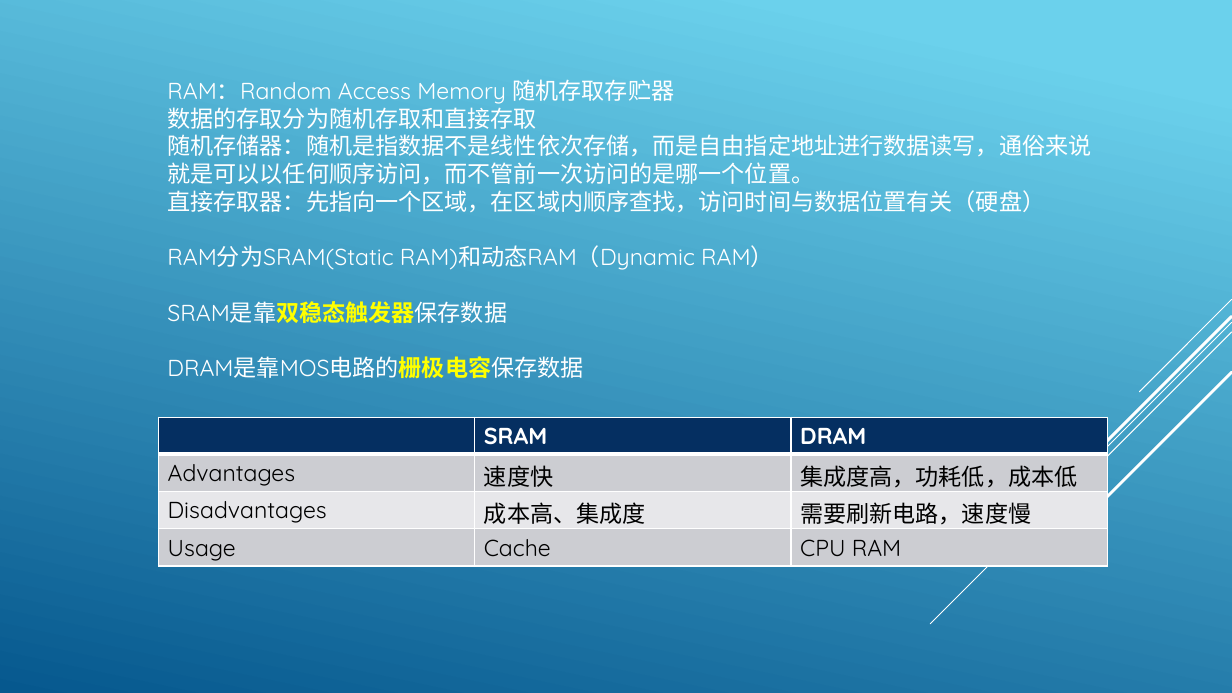
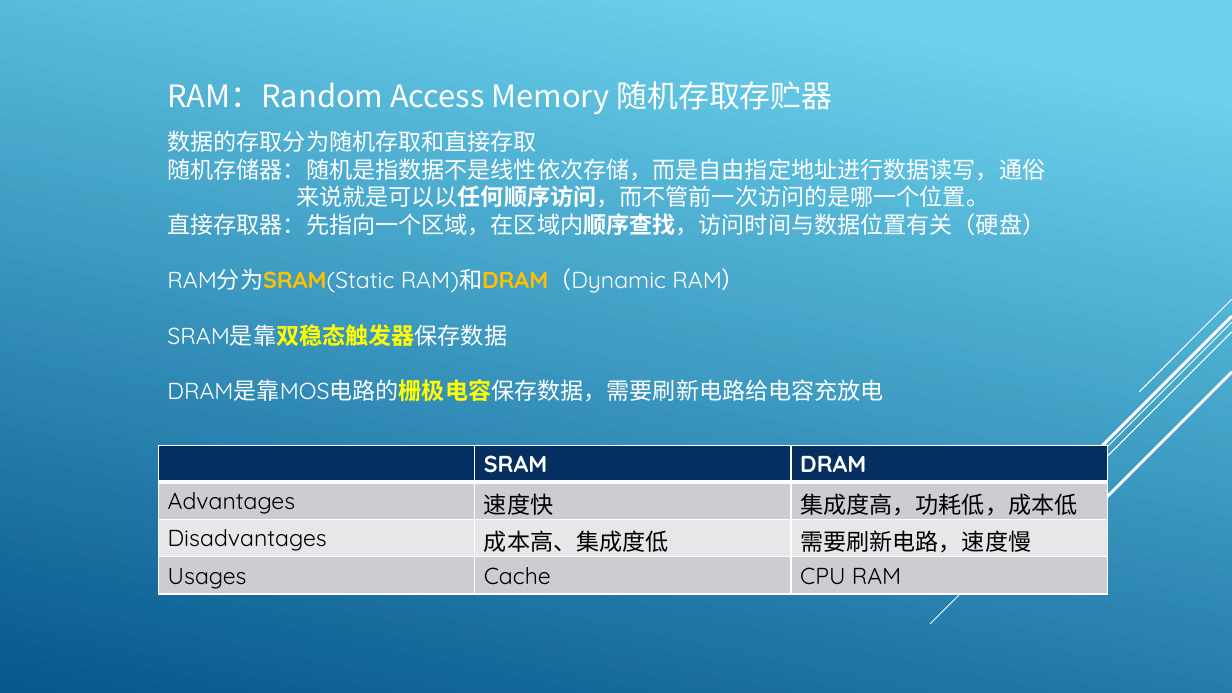
Before and after one commit to haibwang/documents, a slide deck: slide 2 of 存储器件种类和接口.pptx. Drawn at 1232x693 pixels with LibreOffice and Linux fonts; fonts in the diff are those of the drawing. Boxes give left, top, right and bottom in pixels: in the first picture for what was removed or moved away, otherwise in the second. Text is boxed around its words. In the diff, an @@ line names an element or a change of style, - is before the commit and + after.

Commit message:
update

```diff
--- a/存储器件种类和接口.pptx
+++ b/存储器件种类和接口.pptx
@@ text at <box>167,81,1045,235</box>: size 18 to 24 pt, font Quicksand to Noto Sans CJK SC in "RAM：Random Access Memory 随机存取存贮器"; bold on in "直接存取器：先指向一个区域，在区域内顺序查找，访问时间与数据位置有关（硬盘）"; line spacing 1 to 1.5 @@
@@ text at <box>167,158,1045,207</box>: spaces changed @@
-随机存储器：随机是指数据不是线性依次存储，而是自由指定地址进行数据读写，通俗来说就是可以以任何顺序访问，而不管前一次访问的是哪一个位置。
+随机存储器：随机是指数据不是线性依次存储，而是自由指定地址进行数据读写，通俗 来说就是可以以任何顺序访问，而不管前一次访问的是哪一个位置。
@@ text at <box>167,268,745,293</box>: text changed @@
-RAM分为SRAM(Static RAM)和动态RAM（Dynamic RAM）
+RAM分为SRAM(Static RAM)和DRAM（Dynamic RAM）
@@ text at <box>167,379,883,401</box>: text changed @@
-DRAM是靠MOS电路的栅极电容保存数据
+DRAM是靠MOS电路的栅极电容保存数据，需要刷新电路给电容充放电
@@ table at <box>158,445,1106,594</box> @@
-row 3, column 2: 成本高、集成度
+row 3, column 2: 成本高、集成度低
-row 4, column 1: Usage
+row 4, column 1: Usages
@@ table: place and size @@
-table at <box>158,417,1106,566</box>
+table at <box>158,445,1106,594</box>
```
Also in this commit, not shown: 2 other slides changed, 1 slide added.
